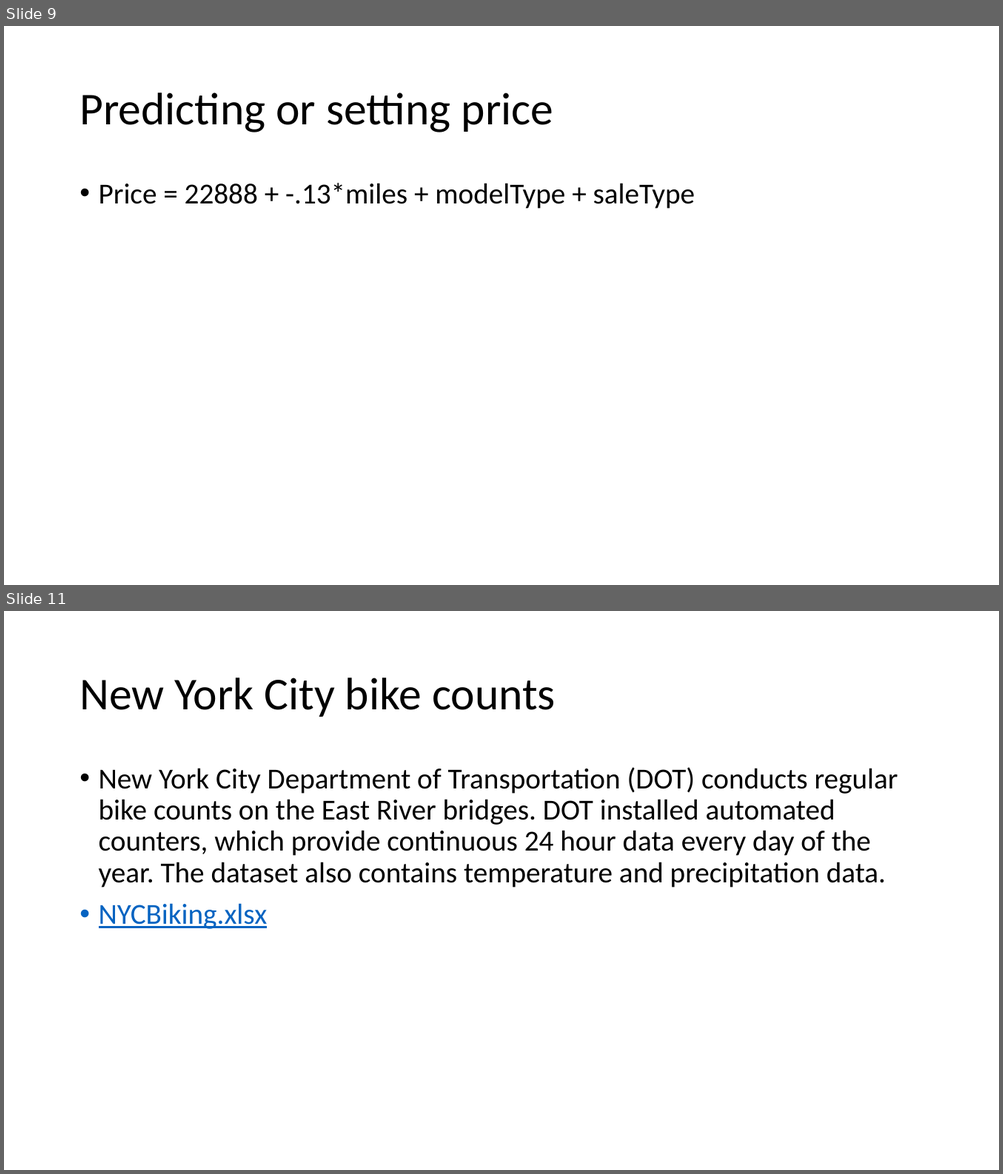
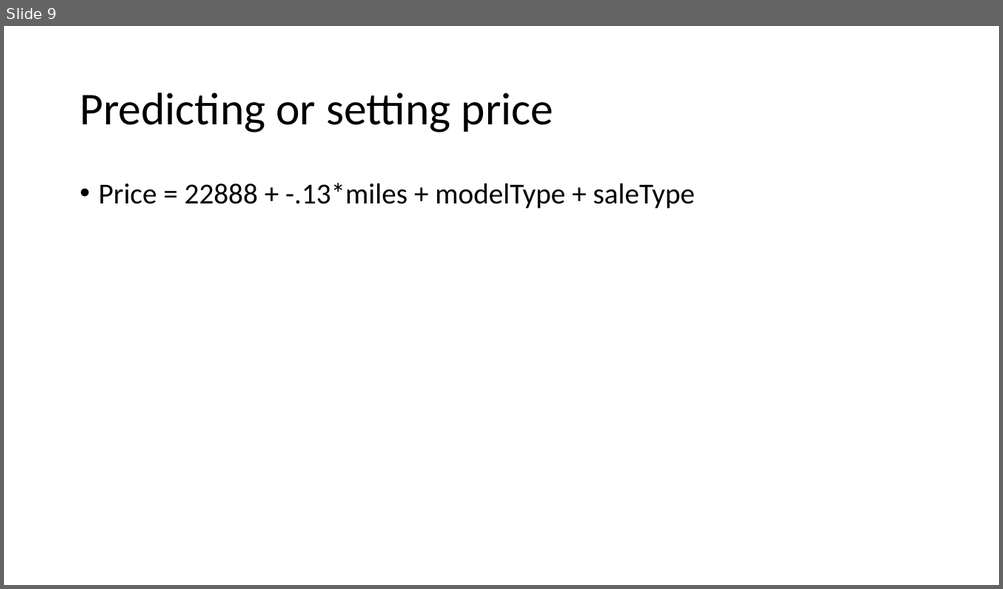
Before and after one commit to carolina-lima-salge/mist4610b, a slide deck: Explanatory analytics.pptx. Shown one above the other, each under a label of ours: slides 9 and 11 before the commit, slide 9 after it; the slides between them are not shown. The pictures are 1003x1174 and 1003x589 pixels, drawn with LibreOffice and Linux fonts; fonts in the diff are those of the drawing. Boxes give left, top, right and bottom in pixels: in the first picture for what was removed or moved away, otherwise in the second. Text is boxed around its words. In the diff, an @@ line names an element or a change of style, - is before the commit and + after.

```diff
--- a/Explanatory analytics.pptx
+++ b/Explanatory analytics.pptx
@@ slide 11 removed at box(4, 611, 999, 1170), background #FFFFFF @@
@@ title removed at box(79, 678, 555, 717) @@
-New York City bike counts
@@ text removed at box(99, 767, 898, 929) @@
-• New York City Department of Transportation (DOT) conducts regular bike counts on the East River bridges. DOT installed automated counters, which provide continuous 24 hour data every day of the year. The dataset also contains temperature and precipitation data.
-• NYCBiking.xlsx
```
Also in this commit, not shown: 5 other slides removed, 1 other file.
